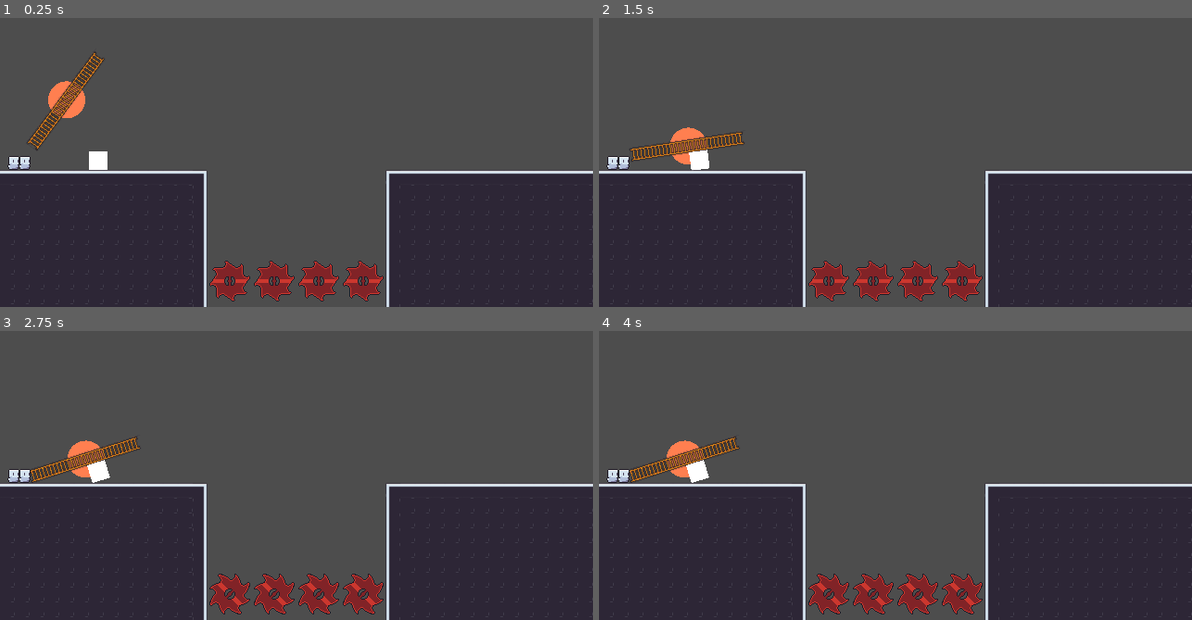
Above: before the commit, frames 1-4 (two rows, left to right).
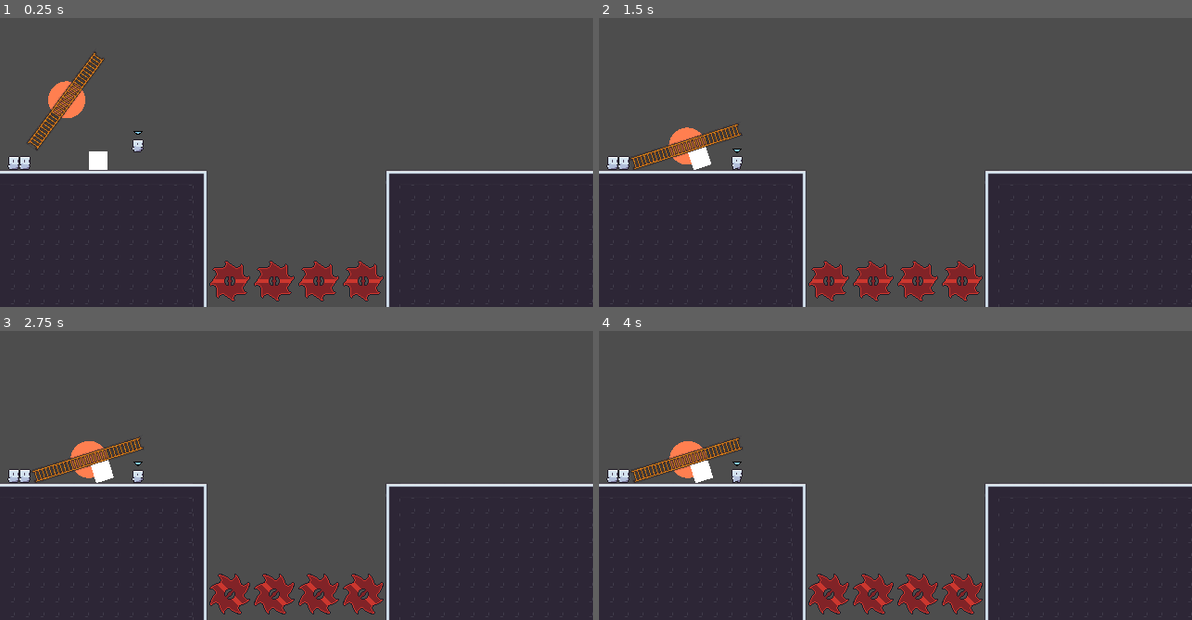
Above: after the commit, the same moments.

Repository: vinceTheProgrammer/onlyoneladder
Game: Godot game, scene res://game.tscn
Two runs of this game, one before a commit and one after it. Both use one fixed random seed, a clock stepped at 60 frames per second and the inputs below.
Inputs:
- Up to frame 1 (0.25 s): no input
- Up to frame 2 (1.5 s): no input
- Up to frame 3 (2.75 s): no input
- Up to frame 4 (4 s): no input

The runs differ from the first frame. In frame 1, less than 0.1% of the frame differs, in the area x 22-25%, y 39-47%; in frame 2, 1.1%, in the area x 5-25%, y 36-53%; in frame 3, 1.0%; in frame 4, 1.0%.

Commit message:
added a basic state machine player prototype to help keep the code manageable

Diff:
--- /dev/null
+++ b/HZ edit/scenes/NewPlayer.tscn
@@ -0,0 +1,301 @@
+[gd_scene load_steps=42 format=3 uid="uid://t5d7f4s4611a"]
+
+[ext_resource type="Script" uid="uid://bv608whlos5tc" path="res://HZ edit/scripts/new_player.gd" id="1_86exs"]
+[ext_resource type="Texture2D" uid="uid://bletmwgtw0dut" path="res://assets/16x16 2D Platformer - Programmer Art/Animations/Player/Player - Idle.png" id="1_to7r7"]
+[ext_resource type="Texture2D" uid="uid://dxi6jgg3l0dm6" path="res://assets/16x16 2D Platformer - Programmer Art/Animations/Player/Player - Climb.png" id="2_oog5y"]
+[ext_resource type="Texture2D" uid="uid://bm8o8ofv6xhla" path="res://assets/16x16 2D Platformer - Programmer Art/Animations/Player/Player - Death.png" id="3_nmuyh"]
+[ext_resource type="Texture2D" uid="uid://cdlbiydbuqhd" path="res://assets/16x16 2D Platformer - Programmer Art/Animations/Player/Player - Jump.png" id="5_ve1v3"]
+[ext_resource type="Texture2D" uid="uid://jec5qwtcwj1o" path="res://assets/16x16 2D Platformer - Programmer Art/Animations/Player/Player - Move.png" id="6_8wxt3"]
+[ext_resource type="Script" uid="uid://clfcjavyvmbgv" path="res://HZ edit/scripts/States System/state_machine.gd" id="7_oog5y"]
+[ext_resource type="Script" uid="uid://6yav437oueu4" path="res://HZ edit/scripts/States System/Player States/PlayerIdle.gd" id="8_nmuyh"]
+[ext_resource type="Script" uid="uid://c1yhp6ul5jwwn" path="res://HZ edit/scripts/States System/Player States/PlayerMove.gd" id="9_ve1v3"]
+[ext_resource type="Script" uid="uid://mm5si7uat7p6" path="res://HZ edit/scripts/States System/Player States/PlayerMidair.gd" id="10_8wxt3"]
+
+[sub_resource type="AtlasTexture" id="AtlasTexture_h7weg"]
+atlas = ExtResource("2_oog5y")
+region = Rect2(0, 0, 16, 16)
+
+[sub_resource type="AtlasTexture" id="AtlasTexture_nendj"]
+atlas = ExtResource("2_oog5y")
+region = Rect2(16, 0, 16, 16)
+
+[sub_resource type="AtlasTexture" id="AtlasTexture_oypv1"]
+atlas = ExtResource("2_oog5y")
+region = Rect2(32, 0, 16, 16)
+
+[sub_resource type="AtlasTexture" id="AtlasTexture_h5xc8"]
+atlas = ExtResource("2_oog5y")
+region = Rect2(48, 0, 16, 16)
+
+[sub_resource type="AtlasTexture" id="AtlasTexture_1j0ic"]
+atlas = ExtResource("3_nmuyh")
+region = Rect2(0, 0, 16, 16)
+
+[sub_resource type="AtlasTexture" id="AtlasTexture_5ln6o"]
+atlas = ExtResource("3_nmuyh")
+region = Rect2(16, 0, 16, 16)
+
+[sub_resource type="AtlasTexture" id="AtlasTexture_81ju4"]
+atlas = ExtResource("3_nmuyh")
+region = Rect2(32, 0, 16, 16)
+
+[sub_resource type="AtlasTexture" id="AtlasTexture_8ae68"]
+atlas = ExtResource("3_nmuyh")
+region = Rect2(48, 0, 16, 16)
+
+[sub_resource type="AtlasTexture" id="AtlasTexture_txwau"]
+atlas = ExtResource("3_nmuyh")
+region = Rect2(64, 0, 16, 16)
+
+[sub_resource type="AtlasTexture" id="AtlasTexture_70pf4"]
+atlas = ExtResource("1_to7r7")
+region = Rect2(0, 0, 16, 16)
+
+[sub_resource type="AtlasTexture" id="AtlasTexture_cdbi2"]
+atlas = ExtResource("1_to7r7")
+region = Rect2(16, 0, 16, 16)
+
+[sub_resource type="AtlasTexture" id="AtlasTexture_vq1t8"]
+atlas = ExtResource("1_to7r7")
+region = Rect2(32, 0, 16, 16)
+
+[sub_resource type="AtlasTexture" id="AtlasTexture_raure"]
+atlas = ExtResource("1_to7r7")
+region = Rect2(48, 0, 16, 16)
+
+[sub_resource type="AtlasTexture" id="AtlasTexture_86exs"]
+atlas = ExtResource("1_to7r7")
+region = Rect2(64, 0, 16, 16)
+
+[sub_resource type="AtlasTexture" id="AtlasTexture_oog5y"]
+atlas = ExtResource("1_to7r7")
+region = Rect2(80, 0, 16, 16)
+
+[sub_resource type="AtlasTexture" id="AtlasTexture_mofb2"]
+atlas = ExtResource("5_ve1v3")
+region = Rect2(0, 0, 16, 16)
+
+[sub_resource type="AtlasTexture" id="AtlasTexture_i06o2"]
+atlas = ExtResource("5_ve1v3")
+region = Rect2(16, 0, 16, 16)
+
+[sub_resource type="AtlasTexture" id="AtlasTexture_0vkha"]
+atlas = ExtResource("5_ve1v3")
+region = Rect2(32, 0, 16, 16)
+
+[sub_resource type="AtlasTexture" id="AtlasTexture_gkr1v"]
+atlas = ExtResource("5_ve1v3")
+region = Rect2(48, 0, 16, 16)
+
+[sub_resource type="AtlasTexture" id="AtlasTexture_x2643"]
+atlas = ExtResource("5_ve1v3")
+region = Rect2(48, 0, 16, 16)
+
+[sub_resource type="AtlasTexture" id="AtlasTexture_v3ct6"]
+atlas = ExtResource("6_8wxt3")
+region = Rect2(0, 0, 16, 16)
+
+[sub_resource type="AtlasTexture" id="AtlasTexture_58mog"]
+atlas = ExtResource("6_8wxt3")
+region = Rect2(16, 0, 16, 16)
+
+[sub_resource type="AtlasTexture" id="AtlasTexture_aev73"]
+atlas = ExtResource("6_8wxt3")
+region = Rect2(32, 0, 16, 16)
+
+[sub_resource type="AtlasTexture" id="AtlasTexture_ug56g"]
+atlas = ExtResource("6_8wxt3")
+region = Rect2(48, 0, 16, 16)
+
+[sub_resource type="AtlasTexture" id="AtlasTexture_lr0in"]
+atlas = ExtResource("6_8wxt3")
+region = Rect2(64, 0, 16, 16)
+
+[sub_resource type="AtlasTexture" id="AtlasTexture_dxjd0"]
+atlas = ExtResource("6_8wxt3")
+region = Rect2(80, 0, 16, 16)
+
+[sub_resource type="AtlasTexture" id="AtlasTexture_y7tqv"]
+atlas = ExtResource("6_8wxt3")
+region = Rect2(96, 0, 16, 16)
+
+[sub_resource type="AtlasTexture" id="AtlasTexture_aht0r"]
+atlas = ExtResource("6_8wxt3")
+region = Rect2(112, 0, 16, 16)
+
+[sub_resource type="SpriteFrames" id="SpriteFrames_nmuyh"]
+animations = [{
+"frames": [{
+"duration": 1.0,
+"texture": SubResource("AtlasTexture_h7weg")
+}, {
+"duration": 1.0,
+"texture": SubResource("AtlasTexture_nendj")
+}, {
+"duration": 1.0,
+"texture": SubResource("AtlasTexture_oypv1")
+}, {
+"duration": 1.0,
+"texture": SubResource("AtlasTexture_h5xc8")
+}],
+"loop": true,
+"name": &"Climb",
+"speed": 12.0
+}, {
+"frames": [{
+"duration": 1.0,
+"texture": SubResource("AtlasTexture_1j0ic")
+}, {
+"duration": 1.0,
+"texture": SubResource("AtlasTexture_5ln6o")
+}, {
+"duration": 1.0,
+"texture": SubResource("AtlasTexture_81ju4")
+}, {
+"duration": 1.0,
+"texture": SubResource("AtlasTexture_8ae68")
+}, {
+"duration": 1.0,
+"texture": SubResource("AtlasTexture_txwau")
+}],
+"loop": false,
+"name": &"Death",
+"speed": 6.0
+}, {
+"frames": [{
+"duration": 1.0,
+"texture": SubResource("AtlasTexture_70pf4")
+}, {
+"duration": 1.0,
+"texture": SubResource("AtlasTexture_cdbi2")
+}, {
+"duration": 1.0,
+"texture": SubResource("AtlasTexture_vq1t8")
+}, {
+"duration": 1.0,
+"texture": SubResource("AtlasTexture_raure")
+}, {
+"duration": 1.0,
+"texture": SubResource("AtlasTexture_86exs")
+}, {
+"duration": 1.0,
+"texture": SubResource("AtlasTexture_oog5y")
+}],
+"loop": true,
+"name": &"Idle",
+"speed": 12.0
+}, {
+"frames": [{
+"duration": 1.0,
+"texture": SubResource("AtlasTexture_mofb2")
+}, {
+"duration": 1.0,
+"texture": SubResource("AtlasTexture_i06o2")
+}, {
+"duration": 1.0,
+"texture": SubResource("AtlasTexture_0vkha")
+}, {
+"duration": 1.0,
+"texture": SubResource("AtlasTexture_gkr1v")
+}],
+"loop": false,
+"name": &"Jump",
+"speed": 12.0
+}, {
+"frames": [{
+"duration": 1.0,
+"texture": SubResource("AtlasTexture_x2643")
+}],
+"loop": true,
+"name": &"Midair",
+"speed": 5.0
+}, {
+"frames": [{
+"duration": 1.0,
+"texture": SubResource("AtlasTexture_v3ct6")
+}, {
+"duration": 1.0,
+"texture": SubResource("AtlasTexture_58mog")
+}, {
+"duration": 1.0,
+"texture": SubResource("AtlasTexture_aev73")
+}, {
+"duration": 1.0,
+"texture": SubResource("AtlasTexture_ug56g")
+}, {
+"duration": 1.0,
+"texture": SubResource("AtlasTexture_lr0in")
+}, {
+"duration": 1.0,
+"texture": SubResource("AtlasTexture_dxjd0")
+}, {
+"duration": 1.0,
+"texture": SubResource("AtlasTexture_y7tqv")
+}, {
+"duration": 1.0,
+"texture": SubResource("AtlasTexture_aht0r")
+}],
+"loop": true,
+"name": &"Walk",
+"speed": 12.0
+}]
+
+[sub_resource type="CapsuleShape2D" id="CapsuleShape2D_ve1v3"]
+radius = 5.0
+height = 12.0
+
+[sub_resource type="CircleShape2D" id="CircleShape2D_8wxt3"]
+
+[node name="Player_v2" type="CharacterBody2D" node_paths=PackedStringArray("anims", "player_cursor")]
+script = ExtResource("1_86exs")
+jump_force = 300
+anims = NodePath("Anims")
+player_cursor = NodePath("Cursor")
+
+[node name="Anims" type="AnimatedSprite2D" parent="."]
+position = Vector2(0, -2)
+sprite_frames = SubResource("SpriteFrames_nmuyh")
+animation = &"Idle"
+
+[node name="PhysicsColl" type="CollisionShape2D" parent="."]
+shape = SubResource("CapsuleShape2D_ve1v3")
+debug_color = Color(0.131151, 0.515763, 0, 0.42)
+
+[node name="GrabArea" type="Area2D" parent="."]
+
+[node name="GrabColl" type="CollisionShape2D" parent="GrabArea"]
+position = Vector2(0, -2)
+shape = SubResource("CircleShape2D_8wxt3")
+debug_color = Color(0.964706, 1, 0, 0.0901961)
+
+[node name="StateMachine" type="Node" parent="." node_paths=PackedStringArray("Init_State")]
+script = ExtResource("7_oog5y")
+Init_State = NodePath("Idle")
+
+[node name="Idle" type="Node" parent="StateMachine" node_paths=PackedStringArray("ThisPlayer")]
+script = ExtResource("8_nmuyh")
+ThisPlayer = NodePath("../..")
+metadata/_custom_type_script = "uid://6yav437oueu4"
+
+[node name="Moving" type="Node" parent="StateMachine" node_paths=PackedStringArray("ThisPlayer")]
+script = ExtResource("9_ve1v3")
+ThisPlayer = NodePath("../..")
+metadata/_custom_type_script = "uid://c1yhp6ul5jwwn"
+
+[node name="Midair" type="Node" parent="StateMachine" node_paths=PackedStringArray("ThisPlayer")]
+script = ExtResource("10_8wxt3")
+ThisPlayer = NodePath("../..")
+metadata/_custom_type_script = "uid://mm5si7uat7p6"
+
+[node name="Cursor" type="Polygon2D" parent="."]
+position = Vector2(0, -1)
+scale = Vector2(0.8, 0.888888)
+color = Color(0.267336, 0.637524, 0.797839, 1)
+polygon = PackedVector2Array(-5, -17, 5, -17, 0, -14)
+
+[node name="Outline" type="Polygon2D" parent="Cursor"]
+z_index = -1
+position = Vector2(5.04871e-29, 7.875)
+scale = Vector2(1.54167, 1.54167)
+color = Color(0, 0, 0, 1)
+polygon = PackedVector2Array(-4.86487, -16.7838, 4.86487, -16.7838, -3.27484e-29, -13.1351)
--- /dev/null
+++ b/HZ edit/scripts/States System/BaseState.gd
@@ -0,0 +1,21 @@
+extends Node
+class_name State
+
+
+signal Transitioned # signal to tell the State Machine to transition.
+
+
+func State_Enter(): # runs once when the state is entered, treat it like the _ready() function.
+	pass
+
+
+func State_Exit(): # runs once when the state is exited.
+	pass
+
+
+func State_Update(_delta: float): # _process(delta) for states
+	pass
+
+
+func State_Physics_Update(_delta: float): # _physics_process(delta) for states
+	pass
--- /dev/null
+++ b/HZ edit/scripts/States System/Player States/PlayerIdle.gd
@@ -0,0 +1,33 @@
+extends State
+class_name PlayerIdle
+
+
+@export var ThisPlayer : CharacterBody2D
+
+
+func State_Enter():
+	ThisPlayer.anims.play("Idle")
+	print(name)
+
+
+func State_Physics_Update(delta):
+
+	if abs(ThisPlayer.velocity.x) > 0:
+		ThisPlayer.velocity.x = lerp(ThisPlayer.velocity.x, 0.0, 0.4)
+
+
+	if Input.get_axis(ThisPlayer.move_left_action, ThisPlayer.move_right_action):
+		Transitioned.emit(self, "Moving")
+
+
+	if Input.is_action_just_pressed(ThisPlayer.jump_action):
+		if Input.is_action_just_pressed(ThisPlayer.jump_action):
+			ThisPlayer.velocity.y -= ThisPlayer.jump_force
+			ThisPlayer.anims.play("Jump")
+			Transitioned.emit(self, "Midair")
+
+
+
+
+	if !ThisPlayer.is_on_floor():
+		Transitioned.emit(self, "Midair")
--- /dev/null
+++ b/HZ edit/scripts/States System/Player States/PlayerMidair.gd
@@ -0,0 +1,27 @@
+extends State
+class_name PlayerMidair
+
+
+@export var ThisPlayer : CharacterBody2D
+
+
+func State_Enter():
+	print(name)
+	if ThisPlayer.anims.get_animation() == "Jump" and !ThisPlayer.anims.is_playing():
+		ThisPlayer.anims.play("Midair")
+
+
+
+func State_Physics_Update(delta):
+
+	ThisPlayer.velocity.y += ThisPlayer.gravity * delta
+
+	var dir = Input.get_axis(ThisPlayer.move_left_action, ThisPlayer.move_right_action)
+
+	if dir > 0: ThisPlayer.anims.set_flip_h(false)
+	elif dir < 0: ThisPlayer.anims.set_flip_h(true)
+
+
+	ThisPlayer.velocity.x = lerp(ThisPlayer.velocity.x, dir * ThisPlayer.speed, 0.2)
+	if ThisPlayer.is_on_floor():
+		Transitioned.emit(self, "Idle")
--- /dev/null
+++ b/HZ edit/scripts/States System/Player States/PlayerMove.gd
@@ -0,0 +1,44 @@
+extends State
+class_name PlayerMove
+
+
+@export var ThisPlayer : CharacterBody2D
+
+var coyoteTime : float
+
+
+func State_Enter():
+	ThisPlayer.anims.play("Walk")
+	print(name)
+	coyoteTime = ThisPlayer.coyote_time
+
+
+func State_Physics_Update(delta):
+	var dir = Input.get_axis(ThisPlayer.move_left_action, ThisPlayer.move_right_action)
+
+	if dir > 0: ThisPlayer.anims.set_flip_h(false)
+	elif dir < 0: ThisPlayer.anims.set_flip_h(true)
+
+	ThisPlayer.velocity.x = lerp(ThisPlayer.velocity.x, dir * ThisPlayer.speed, 0.2)
+	if !dir:
+		Transitioned.emit(self, "Idle")
+
+	if Input.is_action_just_pressed(ThisPlayer.jump_action):
+		ThisPlayer.velocity.y -= ThisPlayer.jump_force
+		ThisPlayer.anims.play("Jump")
+		Transitioned.emit(self, "Midair")
+
+
+	if not ThisPlayer.is_on_floor():
+
+
+		ThisPlayer.velocity.y += ThisPlayer.gravity * delta
+		ThisPlayer.anims.play("Midair")
+		#Transitioned.emit(self, "Midair")
+		coyoteTime -= delta
+		print(coyoteTime)
+
+		if Input.is_action_just_pressed(ThisPlayer.jump_action) and coyoteTime > 0:
+			ThisPlayer.velocity.y -= ThisPlayer.jump_force
+			ThisPlayer.anims.play("Jump")
+			Transitioned.emit(self, "Midair")
--- /dev/null
+++ b/HZ edit/scripts/States System/state_machine.gd
@@ -0,0 +1,43 @@
+extends Node
+
+
+@export var Init_State : State
+
+var current_state : State
+var states : Dictionary = {}
+
+func _ready() -> void:
+	for child in get_children():
+		if child is State:
+			states[child.name.to_lower()] = child
+			child.Transitioned.connect(on_child_transition)
+	if Init_State:
+		Init_State.State_Enter()
+		current_state = Init_State
+
+func _process(delta: float) -> void:
+	if current_state:
+		current_state.State_Update(delta)
+
+
+
+func _physics_process(delta: float) -> void:
+	if current_state:
+		current_state.State_Physics_Update(delta)
+
+
+
+func on_child_transition(state, newstate):
+	if state != current_state:
+		return
+
+	var new_state = states.get(newstate.to_lower())
+	if !new_state:
+		return
+
+	if current_state:
+		current_state.State_Exit()
+
+	new_state.State_Enter()
+
+	current_state = new_state
--- /dev/null
+++ b/HZ edit/scripts/new_player.gd
@@ -0,0 +1,44 @@
+
+# master code for properties and variables, control the character
+# in the state machine code instead.
+
+extends CharacterBody2D
+class_name PlayerV2
+
+@export_category("Player Properties")
+
+@export var player_id : int = 1
+@export var speed : int = 200
+@export var jump_force : int = 400
+@export var coyote_time : float = 0.2
+@export var gravity : int = 980
+@export var cursor_color : Color
+
+
+@export_category("State Objects") # children that need to be manipulated by the state machine
+
+@export var anims: AnimatedSprite2D
+@export var player_cursor: Polygon2D
+
+
+@onready var move_left_action := "move_left_player%d" % player_id
+@onready var move_right_action := "move_right_player%d" % player_id
+@onready var move_down_action := "move_down_player%d" % player_id
+@onready var move_up_action := "move_up_player%d" % player_id
+@onready var jump_action := "jump_player%d" % player_id
+@onready var ability_action := "grab_player%d" % player_id
+
+
+func _ready() -> void:
+	match player_id:
+		1:
+			cursor_color = Color.SKY_BLUE
+		2:
+			cursor_color = Color.LAWN_GREEN
+	player_cursor.color = cursor_color
+
+
+
+
+func _physics_process(delta: float) -> void:
+	move_and_slide()
--- a/game.tscn
+++ b/game.tscn
@@ -1,6 +1,7 @@
-[gd_scene load_steps=5 format=3 uid="uid://du2pye3f8kkj2"]
+[gd_scene load_steps=6 format=3 uid="uid://du2pye3f8kkj2"]
 
 [ext_resource type="PackedScene" uid="uid://g5xryfrkrgvy" path="res://scenes/player.tscn" id="1_e2o6t"]
+[ext_resource type="PackedScene" uid="uid://t5d7f4s4611a" path="res://HZ edit/scenes/NewPlayer.tscn" id="2_7jktm"]
 [ext_resource type="PackedScene" uid="uid://sxaprexj827t" path="res://levels/level_1.tscn" id="2_fc0e3"]
 [ext_resource type="PackedScene" uid="uid://duohx147y3mx3" path="res://scenes/ladder.tscn" id="2_feb5d"]
 
@@ -49,6 +50,9 @@
 grow_vertical = 2
 scale = Vector2(0.5, 0.5)
 
+[node name="Player_v2" parent="." instance=ExtResource("2_7jktm")]
+position = Vector2(-171, -18)
+
 [connection signal="ladder_area_entered" from="Ladder" to="Players/Player" method="_on_ladder_ladder_area_entered"]
 [connection signal="ladder_area_entered" from="Ladder" to="Players/Player2" method="_on_ladder_ladder_area_entered"]
 [connection signal="ladder_area_exited" from="Ladder" to="Players/Player" method="_on_ladder_ladder_area_exited"]
Not shown, added: HZ edit/scripts/States System/BaseState.gd.uid
Not shown, added: HZ edit/scripts/States System/Player States/PlayerIdle.gd.uid
Not shown, added: HZ edit/scripts/States System/Player States/PlayerMidair.gd.uid
Not shown, added: HZ edit/scripts/States System/Player States/PlayerMove.gd.uid
Not shown, added: HZ edit/scripts/States System/state_machine.gd.uid
Not shown, added: HZ edit/scripts/new_player.gd.uid
